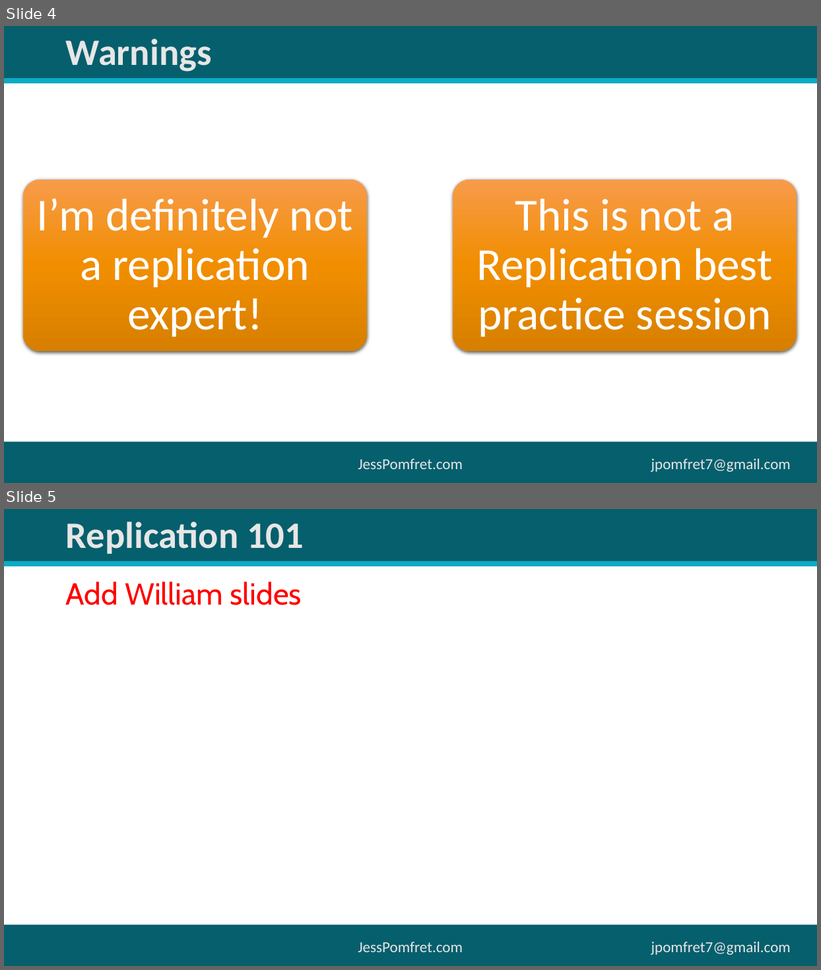
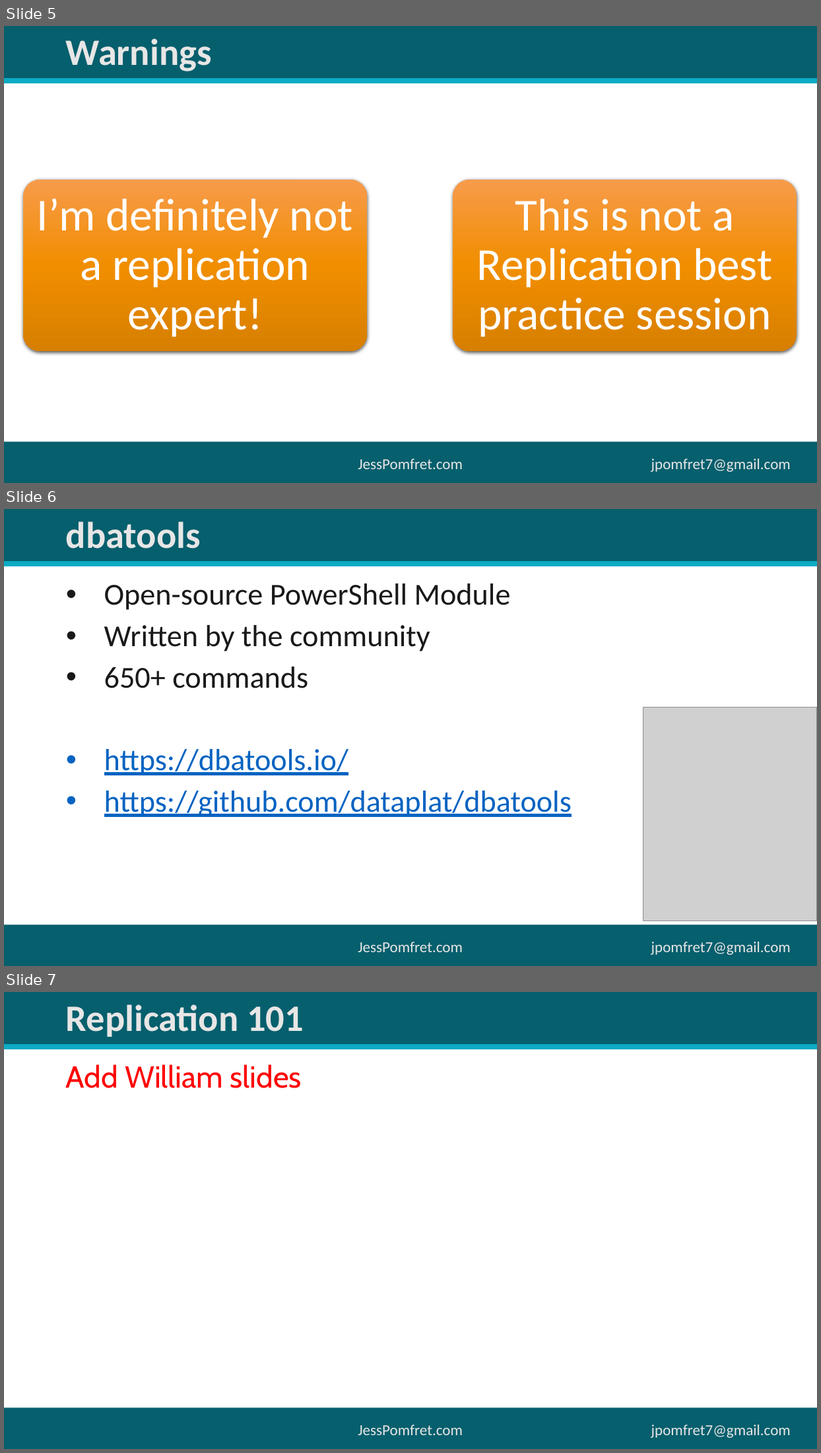
Before and after one commit to jpomfret/dbatools-replication, a slide deck: dbatoolsReplication.pptx. Shown one above the other, each under a label of ours: slides 4 and 5 before the commit, slides 5, 6 and 7 after it. The pictures are 821x970 and 821x1453 pixels, drawn with LibreOffice and Linux fonts; fonts in the diff are those of the drawing; grey boxes stand for pictures. Boxes give left, top, right and bottom in pixels: in the first picture for what was removed or moved away, otherwise in the second. Text is boxed around its words. In the diff, an @@ line names an element or a change of style, - is before the commit and + after.

```diff
--- a/dbatoolsReplication.pptx
+++ b/dbatoolsReplication.pptx
@@ slide 6 added at (4,509,817,966), background #FFFFFF; not listed: 5 template elements that a slide beside it also shows @@
@@ title added at (66,522,201,549), 44 pt, text #E7E6E6, bold @@
+dbatools
@@ text added at (104,584,572,817), 36 pt, text #191919 @@
+• Open-source PowerShell Module
+• Written by the community
+• 650+ commands
+• https://dbatools.io/
+• https://github.com/dataplat/dbatools
@@ picture added at (644,708,817,921) @@
@@ what was slide 4 is now slide 5 @@
@@ what was slide 5 is now slide 7 @@
```
Also in this commit, not shown: 1 slide changed, 1 other slide added.
